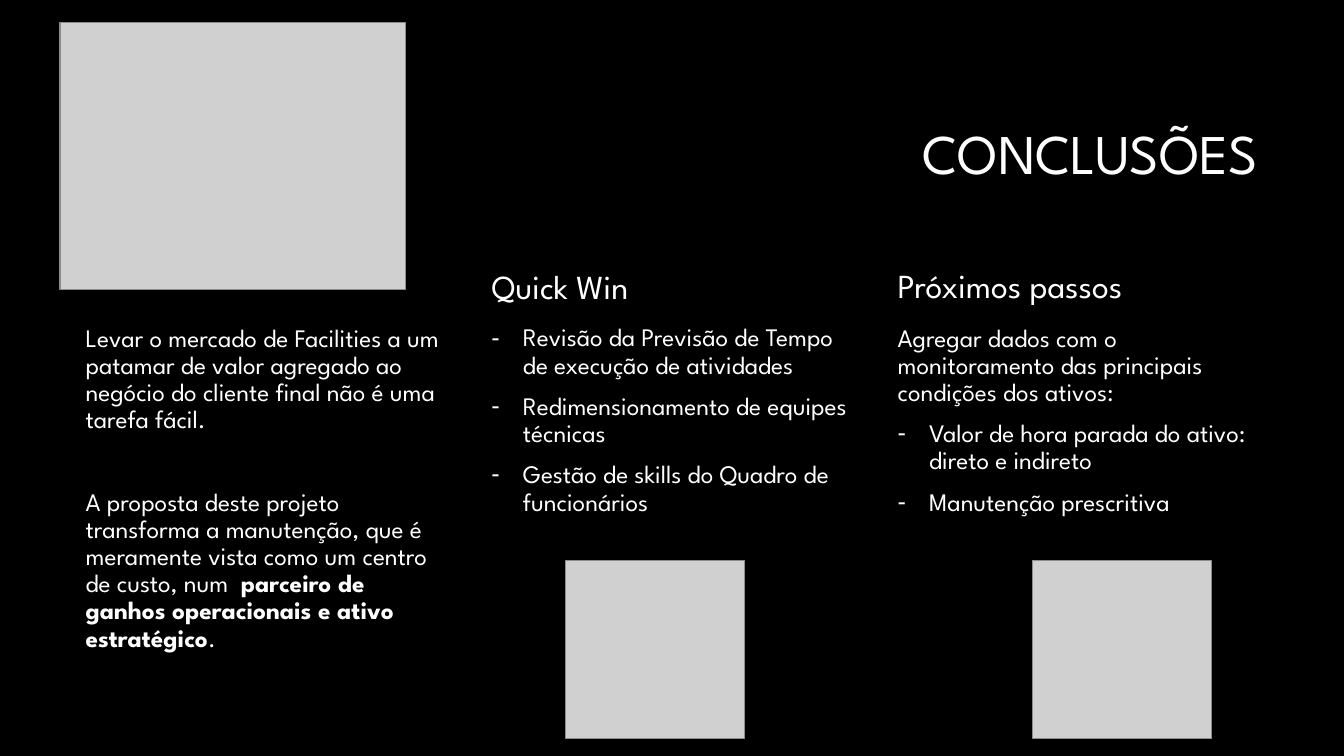
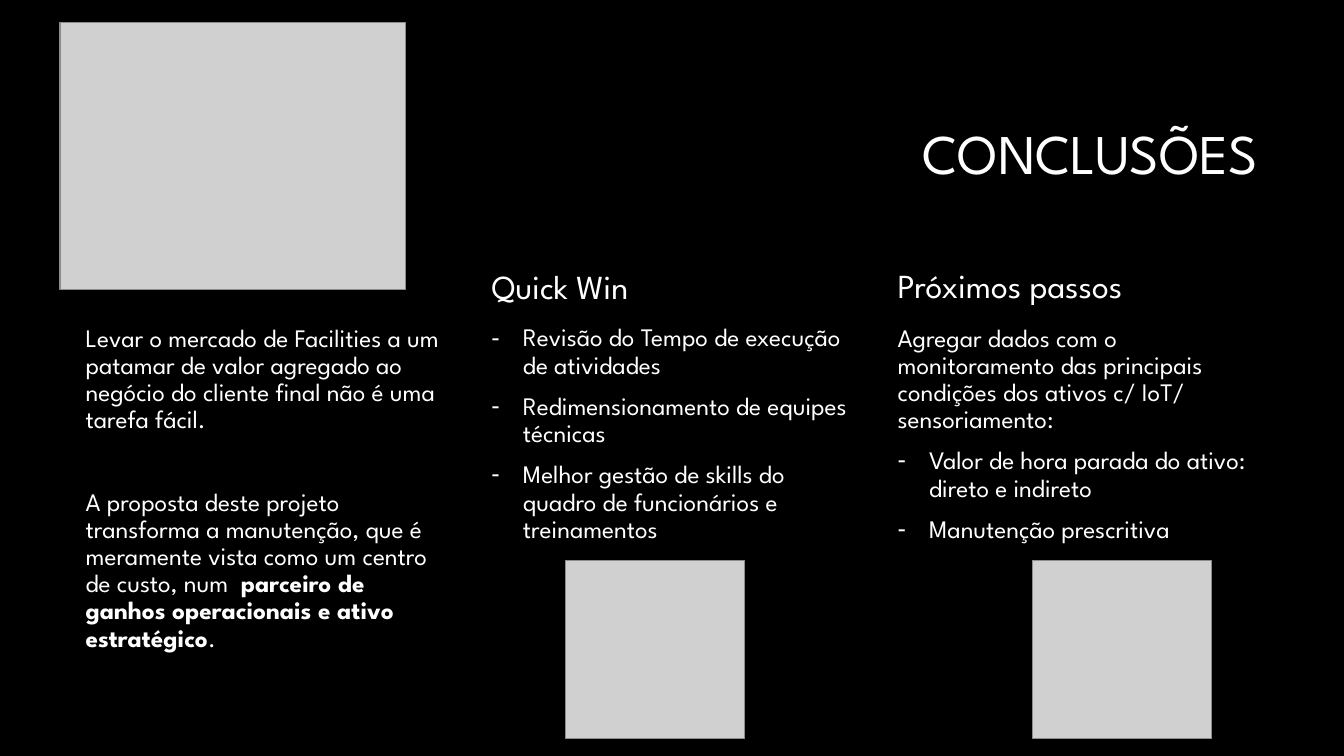
Before and after one commit to fiapIA/bootcamp, a slide deck: slide 10 of pitch/Bootcamp_Pitch_Vivante_FJMT_R-0.pptx (slide 9 before the commit). Drawn at 1344x756 pixels with LibreOffice and Linux fonts; fonts in the diff are those of the drawing; grey boxes stand for pictures; background and template pictures are left out. Boxes give left, top, right and bottom in pixels: in the first picture for what was removed or moved away, otherwise in the second. Text is boxed around its words. In the diff, an @@ line names an element or a change of style, - is before the commit and + after.

```diff
--- a/pitch/Bootcamp_Pitch_Vivante_FJMT_R-0.pptx
+++ b/pitch/Bootcamp_Pitch_Vivante_FJMT_R-0.pptx
@@ text at (x1=523, y1=328, x2=841, y2=375): text changed @@
-– Revisão da Previsão de Tempo de execução de atividades
+– Revisão do Tempo de execução de atividades
@@ text at (x1=898, y1=329, x2=1202, y2=429): text changed @@
-Agregar dados com o monitoramento das principais condições dos ativos:
+Agregar dados com o monitoramento das principais condições dos ativos c/ IoT/ sensoriamento:
@@ text at (x1=523, y1=465, x2=785, y2=539): text changed @@
-– Gestão de skills do Quadro de funcionários
+– Melhor gestão de skills do quadro de funcionários e treinamentos
```
Also in this commit, not shown: 2 other slides changed, 1 slide added, 2 other files.
